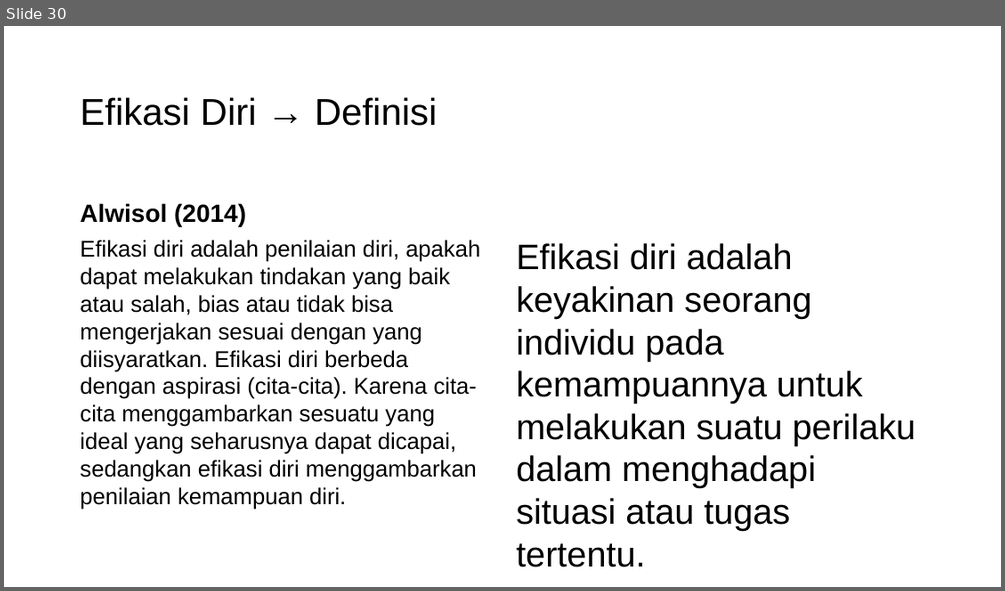
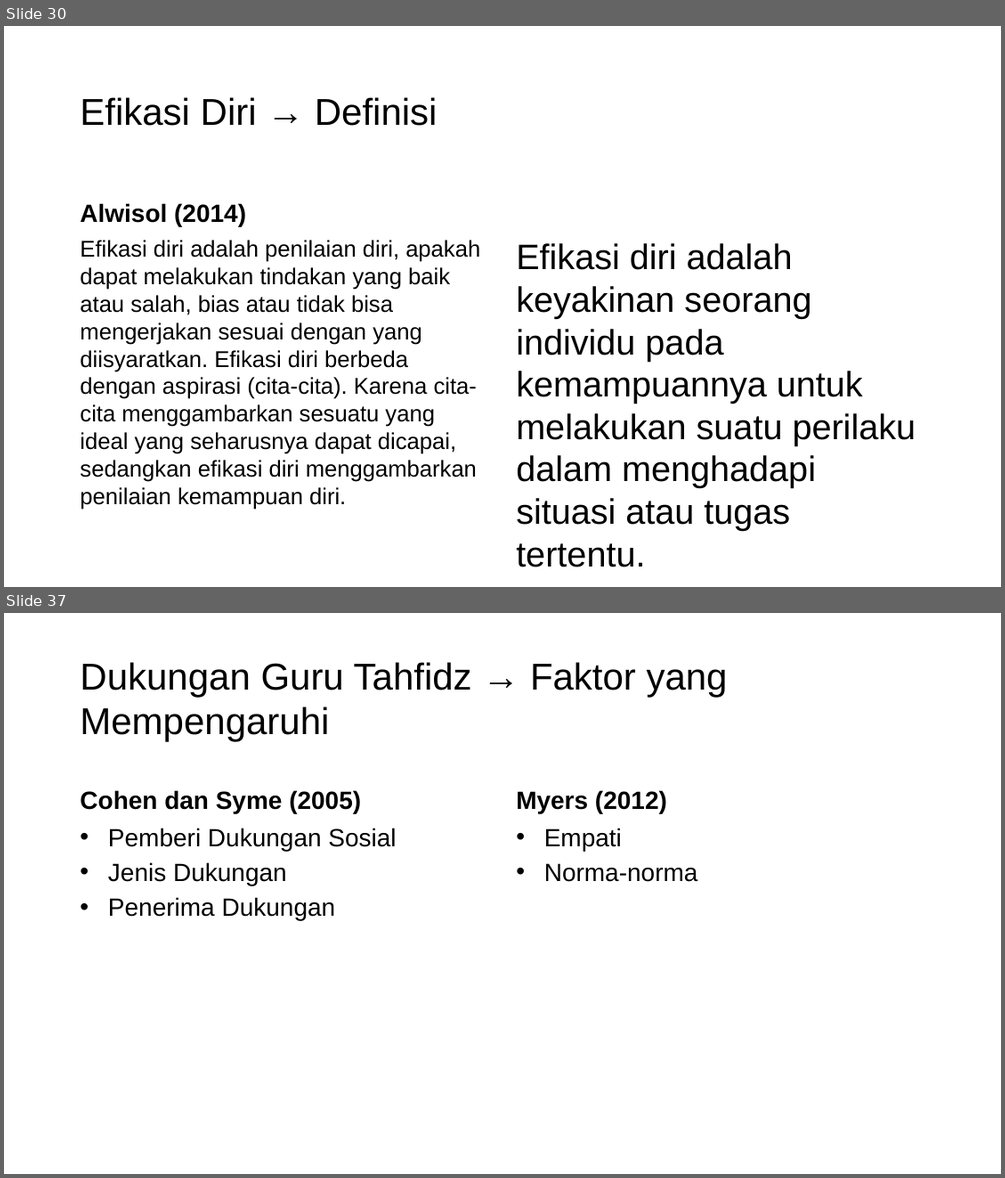
Before and after one commit to mzaini30/skripsi, a slide deck: seminar proposal.pptx. Shown one above the other, each under a label of ours: slide 30 before the commit, slides 30 and 37 after it; the slides between them are not shown. The pictures are 1005x591 and 1005x1178 pixels, drawn with LibreOffice and Linux fonts; fonts in the diff are those of the drawing; background and template pictures are left out. Boxes give left, top, right and bottom in pixels: in the first picture for what was removed or moved away, otherwise in the second. Text is boxed around its words. In the diff, an @@ line names an element or a change of style, - is before the commit and + after.

```diff
--- a/seminar proposal.pptx
+++ b/seminar proposal.pptx
@@ slide 37 added at (x1=4, y1=613, x2=1001, y2=1174), background picture (left out) @@
@@ title added at (x1=80, y1=662, x2=728, y2=741), 36 pt, text #000000 @@
+Dukungan Guru Tahfidz → Faktor yang Mempengaruhi
@@ text added at (x1=80, y1=790, x2=361, y2=813), 24 pt, text #000000, bold @@
+Cohen dan Syme (2005)
@@ text added at (x1=516, y1=790, x2=667, y2=813), 24 pt, text #000000, bold @@
+Myers (2012)
@@ text added at (x1=108, y1=827, x2=396, y2=920), 24 pt, text #000000 @@
+• Pemberi Dukungan Sosial
+• Jenis Dukungan
+• Penerima Dukungan
@@ text added at (x1=544, y1=827, x2=698, y2=882), 24 pt, text #000000 @@
+• Empati
+• Norma-norma
```
Also in this commit, not shown: 17 slides changed, 5 other slides added.
